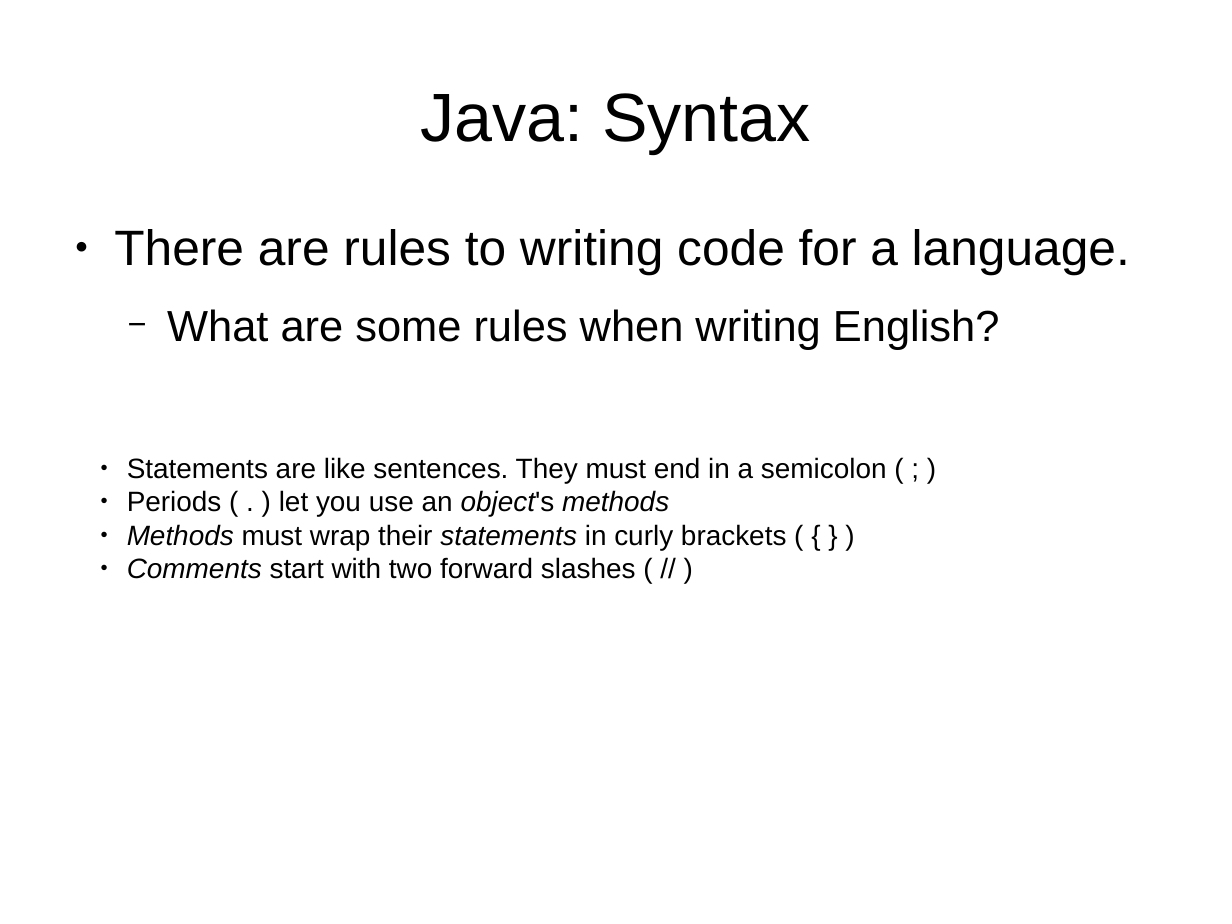
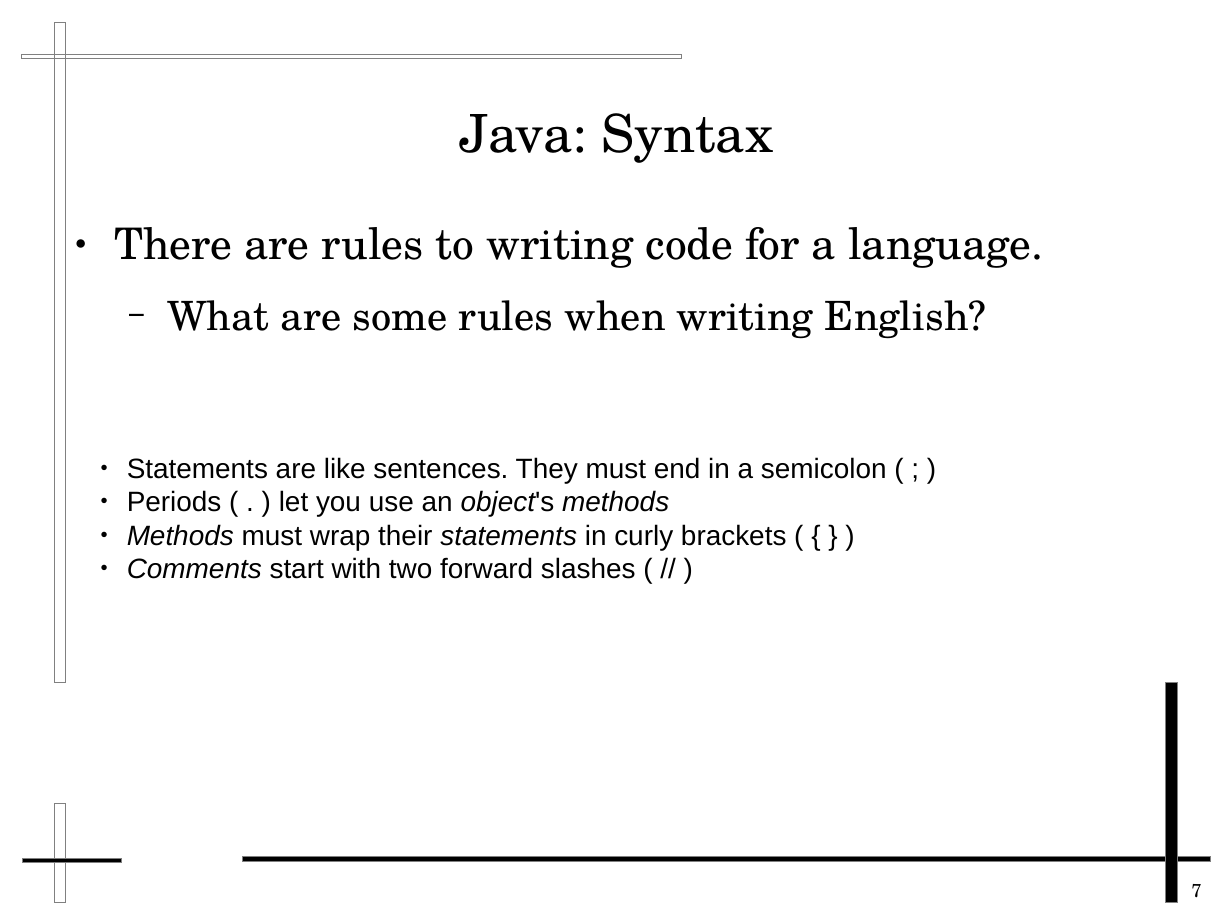
Before and after one commit to FredXCoders/HelloDojo, a slide deck: slide 7 of lessons/Java Classes and Variables.odp. Drawn at 1232x924 pixels with LibreOffice and Linux fonts; fonts in the diff are those of the drawing. Boxes give left, top, right and bottom in pixels: in the first picture for what was removed or moved away, otherwise in the second. Text is boxed around its words. In the diff, an @@ line names an element or a change of style, - is before the commit and + after.

```diff
--- a/lessons/Java Classes and Variables.odp
+++ b/lessons/Java Classes and Variables.odp
@@ rectangle added at <box>55,22,67,683</box>, outline #808080 0 pt @@
@@ rectangle added at <box>22,54,683,58</box>, outline #808080 0 pt @@
@@ title "Java: Syntax": place and size @@
-title "Java: Syntax" at <box>420,93,811,153</box>
+title "Java: Syntax" at <box>459,113,774,163</box>
@@ title "Java: Syntax" at <box>459,113,774,163</box>: size 44 to 33.9 pt, font Arial to TeX Gyre Schola @@
@@ text "There are rules to writing ..." at <box>114,227,1043,339</box>: size 32 to 28 pt in "There are rules to writing code for ..."; font Arial to TeX Gyre Schola; size 28 to 26 pt in "What are some rules when writing English?"; indent changed @@
@@ rectangle added at <box>1166,683,1178,903</box>, fill #000000, outline #808080 0 pt @@
@@ rectangle added at <box>54,804,66,903</box>, outline #808080 0 pt @@
@@ rectangle added at <box>22,859,122,863</box>, fill #000000, outline #808080 0 pt @@
@@ rectangle added at <box>243,856,1211,861</box>, fill #000000, outline #808080 0 pt @@
@@ page number added at <box>1191,884,1201,898</box>, 12 pt, text #000000 @@
+7
```
Also in this commit, not shown: 9 other slides changed, 1 other file.
